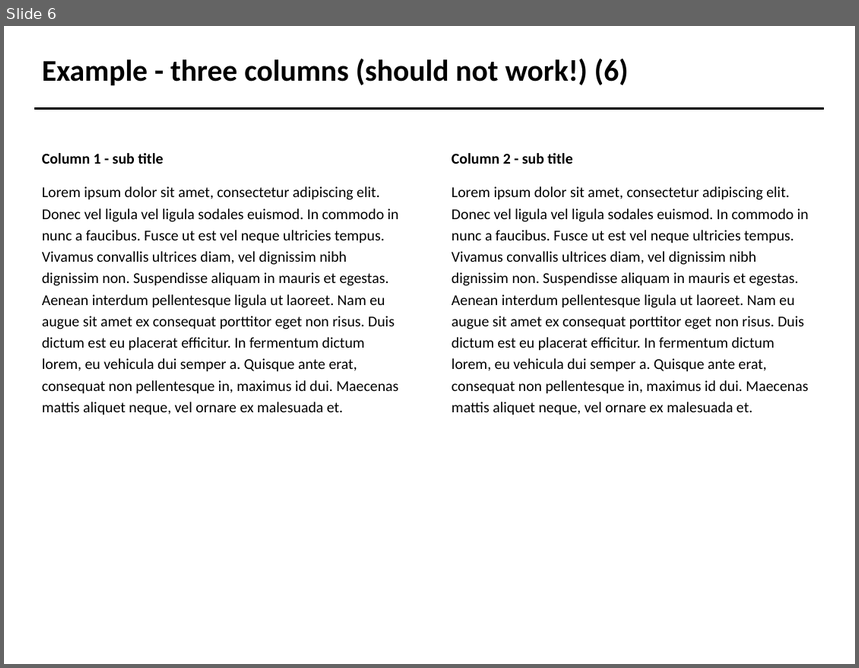
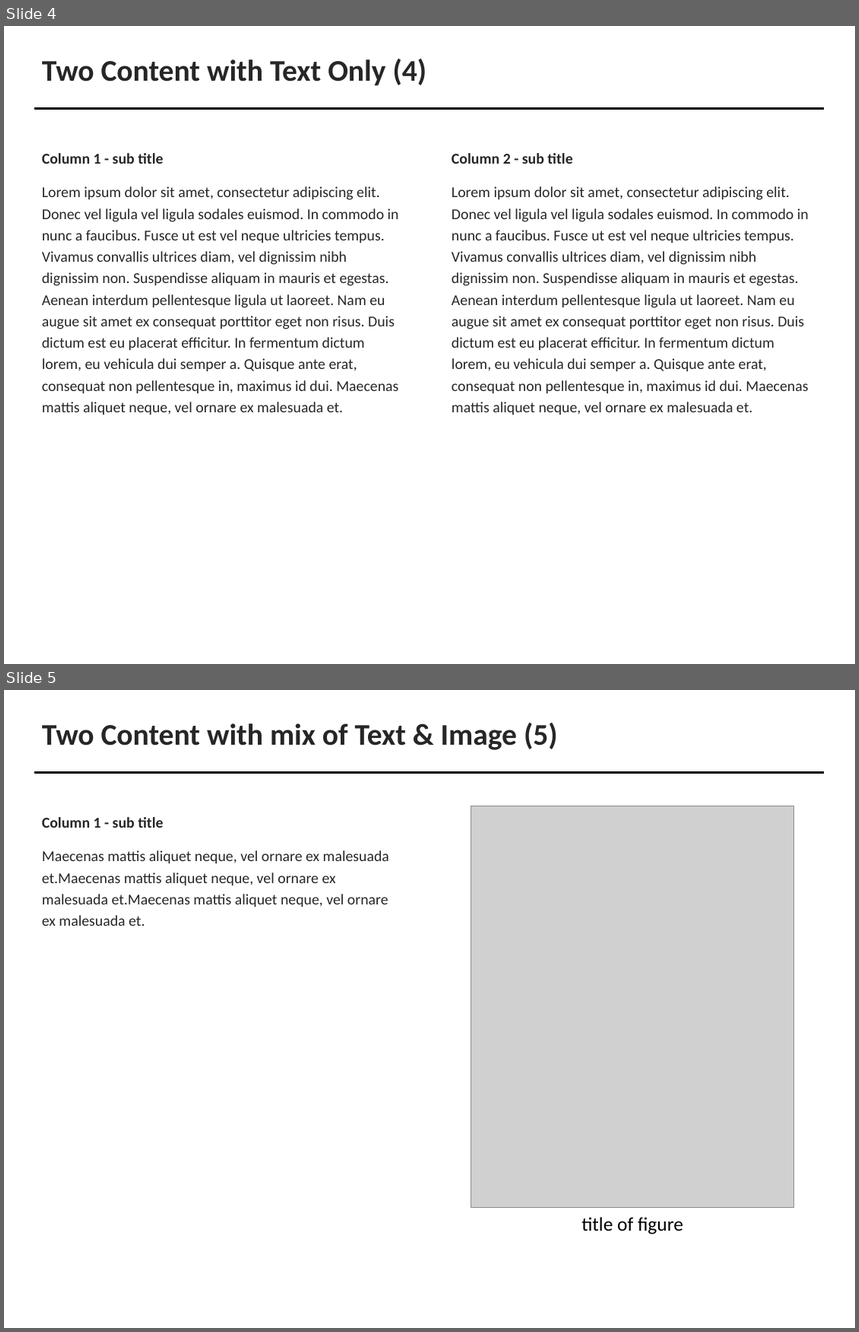
Before and after one commit to vcu-ssg/ssg-vcu-bofa-sandbox, a slide deck: study1.pptx. Shown one above the other, each under a label of ours: slide 6 before the commit, slides 4 and 5 after it. The pictures are 859x668 and 859x1332 pixels, drawn with LibreOffice and Linux fonts; fonts in the diff are those of the drawing; grey boxes stand for pictures; background and template pictures are left out. Boxes give left, top, right and bottom in pixels: in the first picture for what was removed or moved away, otherwise in the second. Text is boxed around its words. In the diff, an @@ line names an element or a change of style, - is before the commit and + after.

```diff
--- a/study1.pptx
+++ b/study1.pptx
@@ slide 5 added at [4, 690, 855, 1328], background #FFFFFF; not listed: 1 template element that a slide beside it also shows @@
@@ title added at [42, 723, 558, 750], 28 pt, text #262626, bold @@
+Two Content with mix of Text & Image (5)
@@ text added at [42, 817, 389, 926], 14 pt, text #262626 @@
+Column 1 - sub title
+Maecenas mattis aliquet neque, vel ornare ex malesuada et.Maecenas mattis aliquet neque, vel ornare ex malesuada et.Maecenas mattis aliquet neque, vel ornare ex malesuada et.
@@ picture added at [471, 806, 794, 1208] @@
@@ text added at [582, 1217, 683, 1234], 18 pt, text #000000 @@
+title of figure
@@ what was slide 6 is now slide 4 @@
@@ slide 4 changed as well @@
@@ title at [42, 59, 427, 86]: text changed; text colour #000000 to #262626 @@
-Example - three columns (should not work!) (6)
+Two Content with Text Only (4)
@@ text "Column 1 - sub title" at [42, 153, 399, 415]: text colour #000000 to #262626 @@
@@ text "Column 2 - sub title" at [452, 153, 809, 414]: text colour #000000 to #262626 @@
```
Also in this commit, not shown: 8 other slides changed, 3 other slides added, 2 slides removed, 4 other files.
